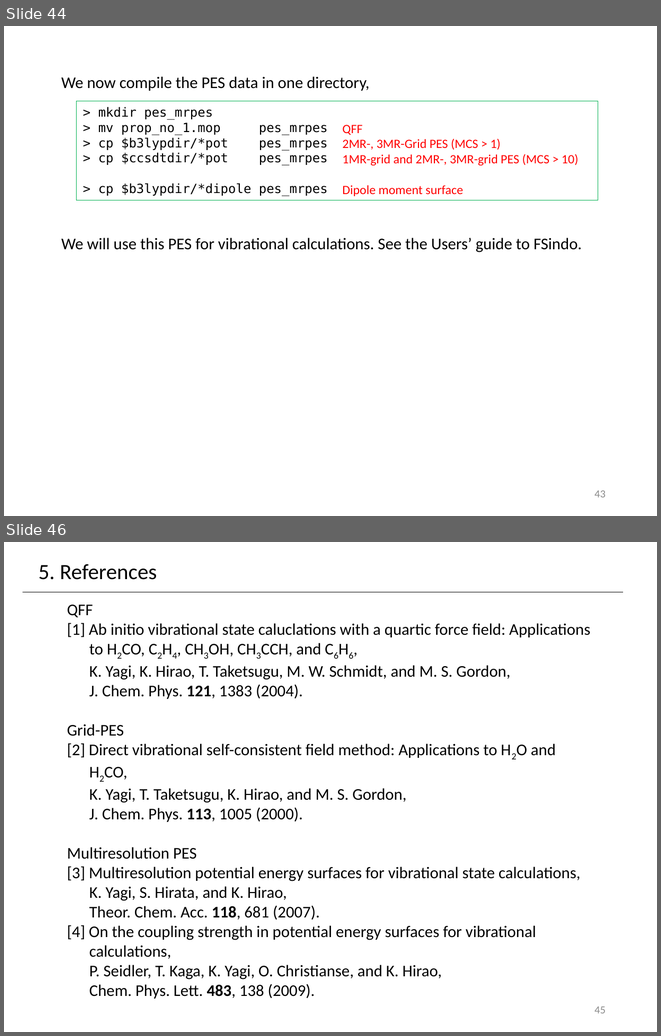
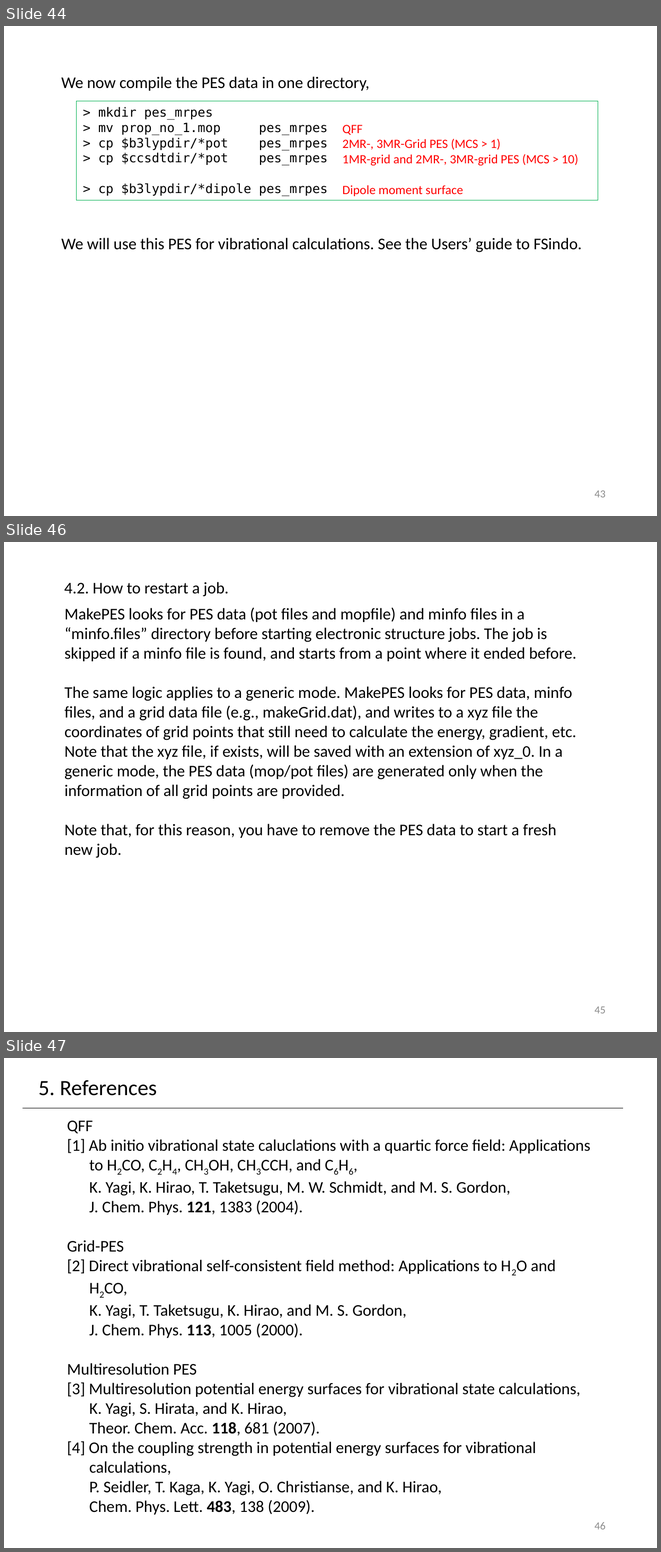
Before and after one commit to yagikiyoshi/sindo, a slide deck: doc/MakePES/usage_MakePES.pptx. Shown one above the other, each under a label of ours: slides 44 and 46 before the commit, slides 44, 46 and 47 after it; the slides between them are not shown. The pictures are 661x1036 and 661x1552 pixels, drawn with LibreOffice and Linux fonts; fonts in the diff are those of the drawing. Boxes give left, top, right and bottom in pixels: in the first picture for what was removed or moved away, otherwise in the second. Text is boxed around its words. In the diff, an @@ line names an element or a change of style, - is before the commit and + after.

```diff
--- a/doc/MakePES/usage_MakePES.pptx
+++ b/doc/MakePES/usage_MakePES.pptx
@@ slide 46 added at (4, 542, 657, 1032), background #FFFFFF @@
@@ text added at (64, 582, 229, 597), 18 pt, text #000000 @@
+4.2. How to restart a job.
@@ text added at (64, 607, 577, 858), 18 pt, text #000000 @@
+MakePES looks for PES data (pot files and mopfile) and minfo files in a “minfo.files” directory before starting electronic structure jobs. The job is skipped if a minfo file is found, and starts from a point where it ended before.
+The same logic applies to a generic mode. MakePES looks for PES data, minfo files, and a grid data file (e.g., makeGrid.dat), and writes to a xyz file the coordinates of grid points that still need to calculate the energy, gradient, etc. Note that the xyz file, if exists, will be saved with an extension of xyz_0. In a generic mode, the PES data (mop/pot files) are generated only when the information of all grid points are provided.
+Note that, for this reason, you have to remove the PES data to start a fresh new job.
@@ page number added at (594, 1006, 606, 1013), 12 pt, text #8C8C8C @@
+45
@@ what was slide 46 is now slide 47 @@
@@ page number at (594, 1522, 606, 1529): text changed @@
-45
+46
```
Also in this commit, not shown: 2 slides changed, 1 other file.
